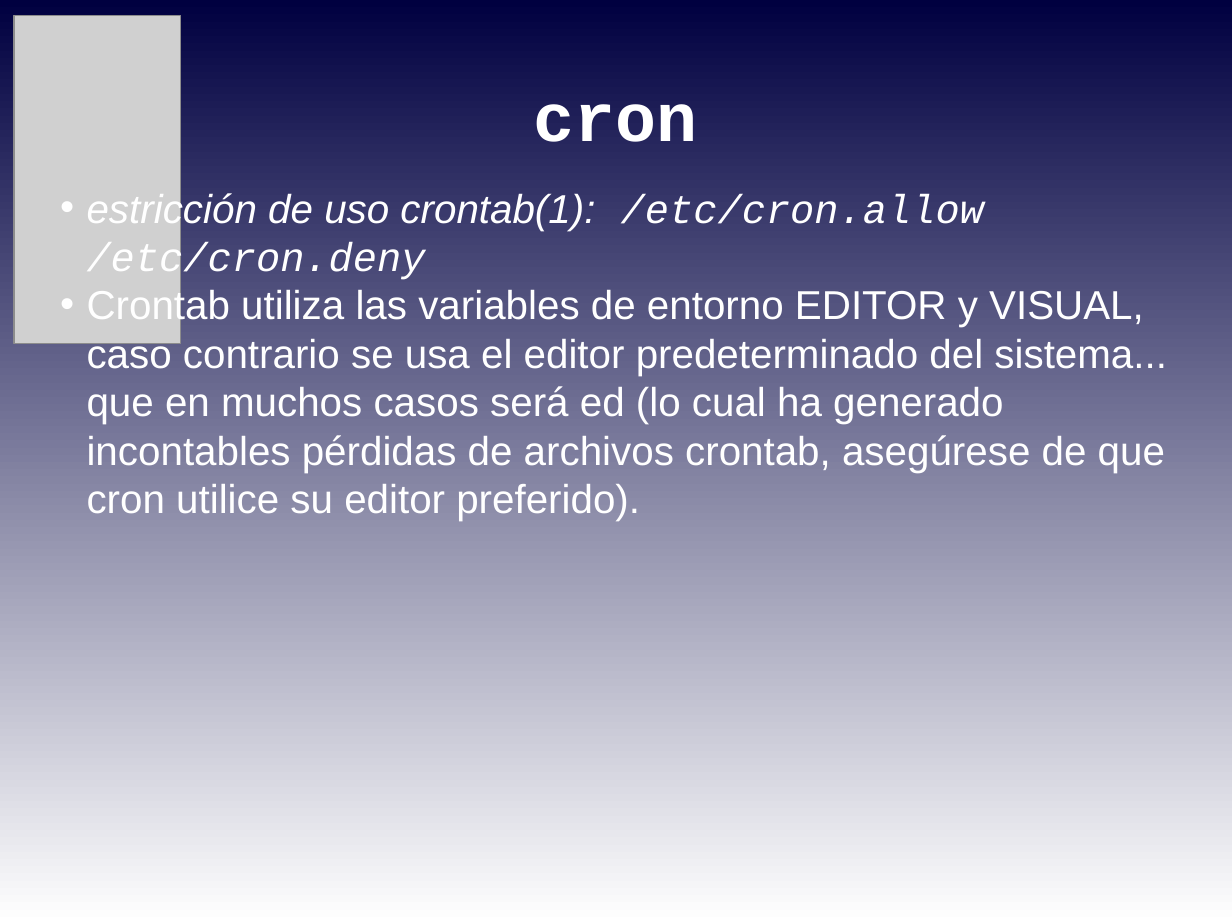
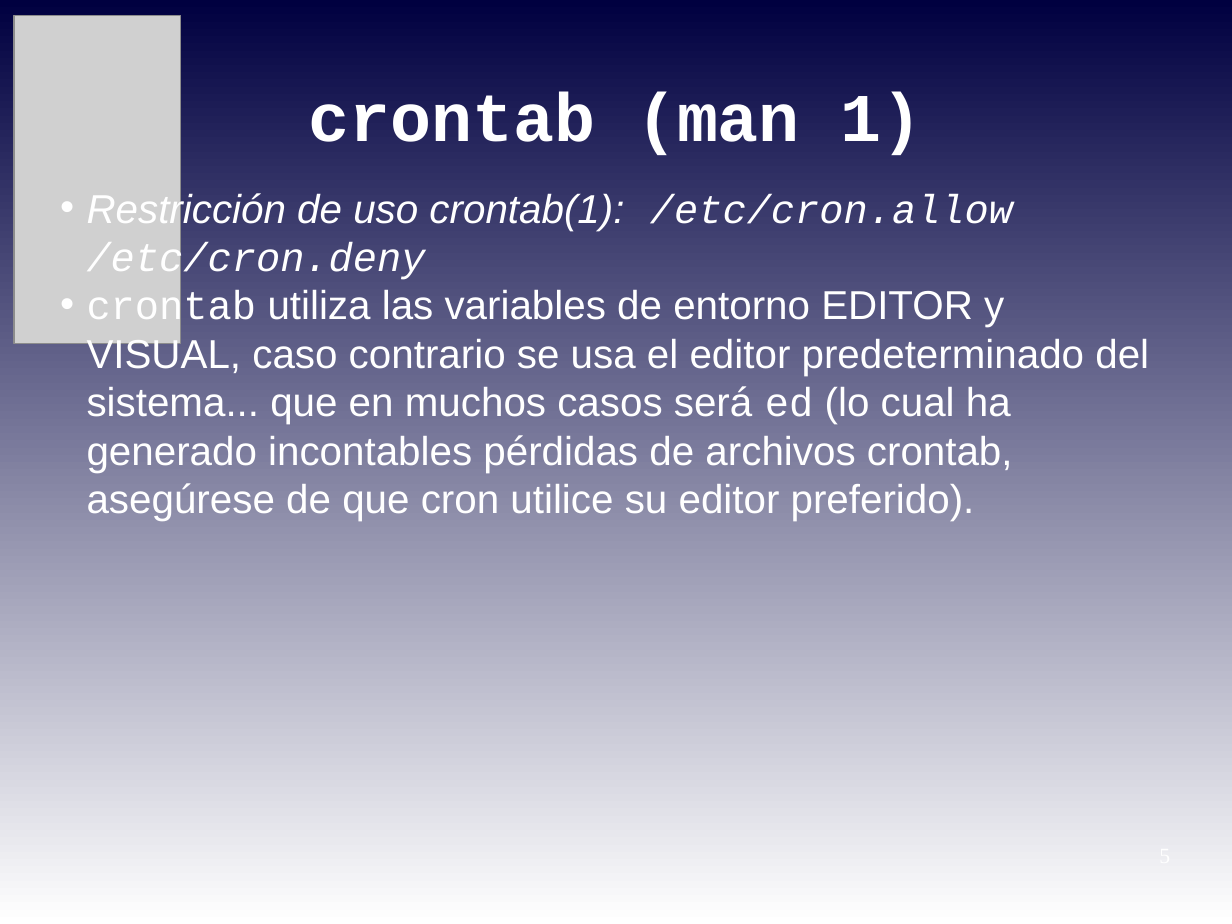
Before and after one commit to niniadcobre/-AutoyScripting, a slide deck: slide 5 of clases/AYS_clase08.odp. Drawn at 1232x924 pixels with LibreOffice and Linux fonts; fonts in the diff are those of the drawing; grey boxes stand for pictures. Boxes give left, top, right and bottom in pixels: in the first picture for what was removed or moved away, otherwise in the second. Text is boxed around its words. In the diff, an @@ line names an element or a change of style, - is before the commit and + after.

Commit message:
cron anacaron y at

```diff
--- a/clases/AYS_clase08.odp
+++ b/clases/AYS_clase08.odp
@@ title at (308, 91, 923, 155): text changed @@
-cron
+crontab (man 1)
@@ text at (87, 191, 1149, 521): text changed @@
-• estricción de uso crontab(1): /etc/cron.allow /etc/cron.deny
-• Crontab utiliza las variables de entorno EDITOR y VISUAL, caso contrario se usa el editor predeterminado del sistema... que en muchos casos será ed (lo cual ha generado incontables pérdidas de archivos crontab, asegúrese de que cron utilice su editor preferido).
+• Restricción de uso crontab(1): /etc/cron.allow /etc/cron.deny
+• crontab utiliza las variables de entorno EDITOR y VISUAL, caso contrario se usa el editor predeterminado del sistema... que en muchos casos será ed (lo cual ha generado incontables pérdidas de archivos crontab, asegúrese de que cron utilice su editor preferido).
```
Also in this commit, not shown: 4 other slides changed, 7 slides added.
